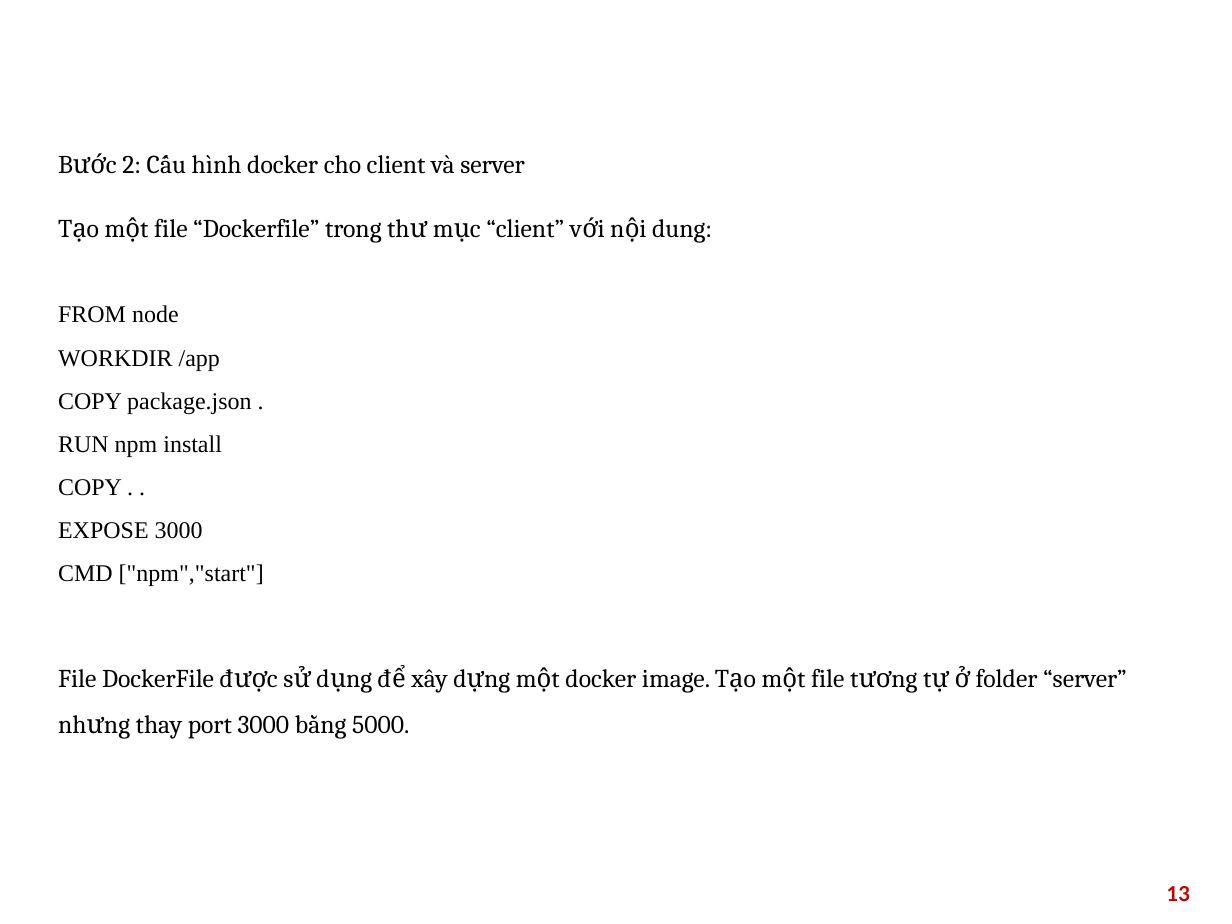
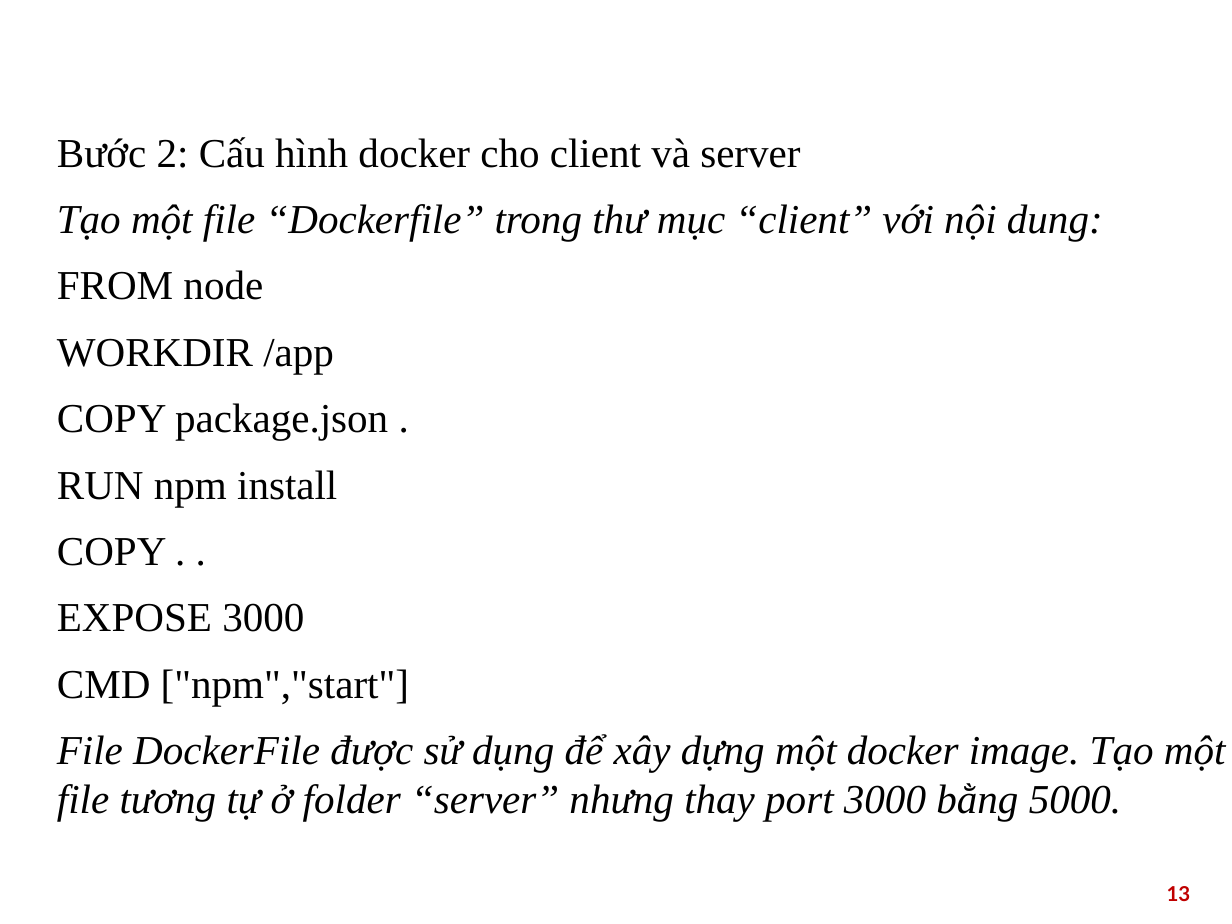
Before and after one commit to tienlhp1/agile_group_2, a slide deck: slide 13 of Agile.pptx. Drawn at 1232x924 pixels with LibreOffice and Linux fonts; fonts in the diff are those of the drawing; background and template pictures are left out. Boxes give left, top, right and bottom in pixels: in the first picture for what was removed or moved away, otherwise in the second. Text is boxed around its words. In the diff, an @@ line names an element or a change of style, - is before the commit and + after.

```diff
--- a/Agile.pptx
+++ b/Agile.pptx
@@ text "Bước 2: Cấu hình docker ...": place and size @@
-text "Bước 2: Cấu hình docker ..." at <box>58,155,1127,739</box>
+text "Bước 2: Cấu hình docker ..." at <box>57,137,1226,821</box>
@@ text "Bước 2: Cấu hình docker ..." at <box>57,137,1226,821</box>: size 15 to 24 pt, font Cambria to Times New Roman in "Bước 2: Cấu hình docker cho client ...", "Tạo một file “Dockerfile” trong thư mục ...", "File DockerFile được sử dụng để xây ..."; italic on in "Tạo một file “Dockerfile” trong thư mục ...", "File DockerFile được sử dụng để xây ..."; size 14 to 24 pt in "FROM node", "WORKDIR /app", "COPY package.json .", "RUN npm install" and 3 more places; line spacing 1.5 to 1; line spacing 0.9 to 1 @@
```
Also in this commit, not shown: 21 other slides changed, 1 slide added.
